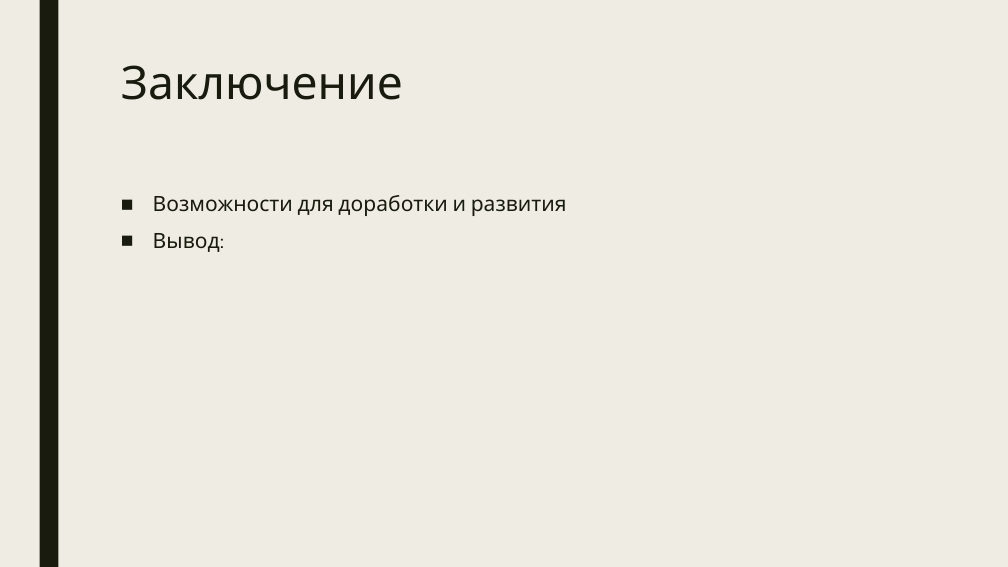
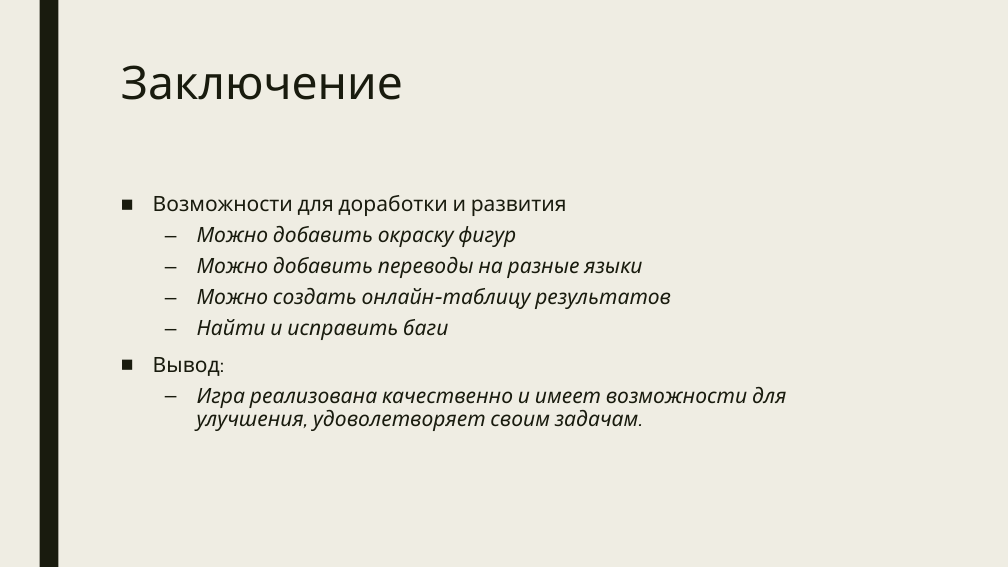
Before and after one commit to emerikko/Tetris, a slide deck: slide 10 of Tetris.pptx (slide 5 before the commit). Drawn at 1008x567 pixels with LibreOffice and Linux fonts; fonts in the diff are those of the drawing. Boxes give left, top, right and bottom in pixels: in the first picture for what was removed or moved away, otherwise in the second. Text is boxed around its words. In the diff, an @@ line names an element or a change of style, - is before the commit and + after.

```diff
--- a/Tetris.pptx
+++ b/Tetris.pptx
@@ text at (x1=197, y1=226, x2=671, y2=340): paragraphs added @@
+  – Можно добавить окраску фигур
+  – Можно добавить переводы на разные языки
+  – Можно создать онлайн-таблицу результатов
+  – Найти и исправить баги
@@ text at (x1=197, y1=387, x2=787, y2=431): paragraph added @@
+  – Игра реализована качественно и имеет возможности для улучшения, удоволетворяет своим задачам.
```
Also in this commit, not shown: 3 other slides changed, 5 slides added, 9 other files.
